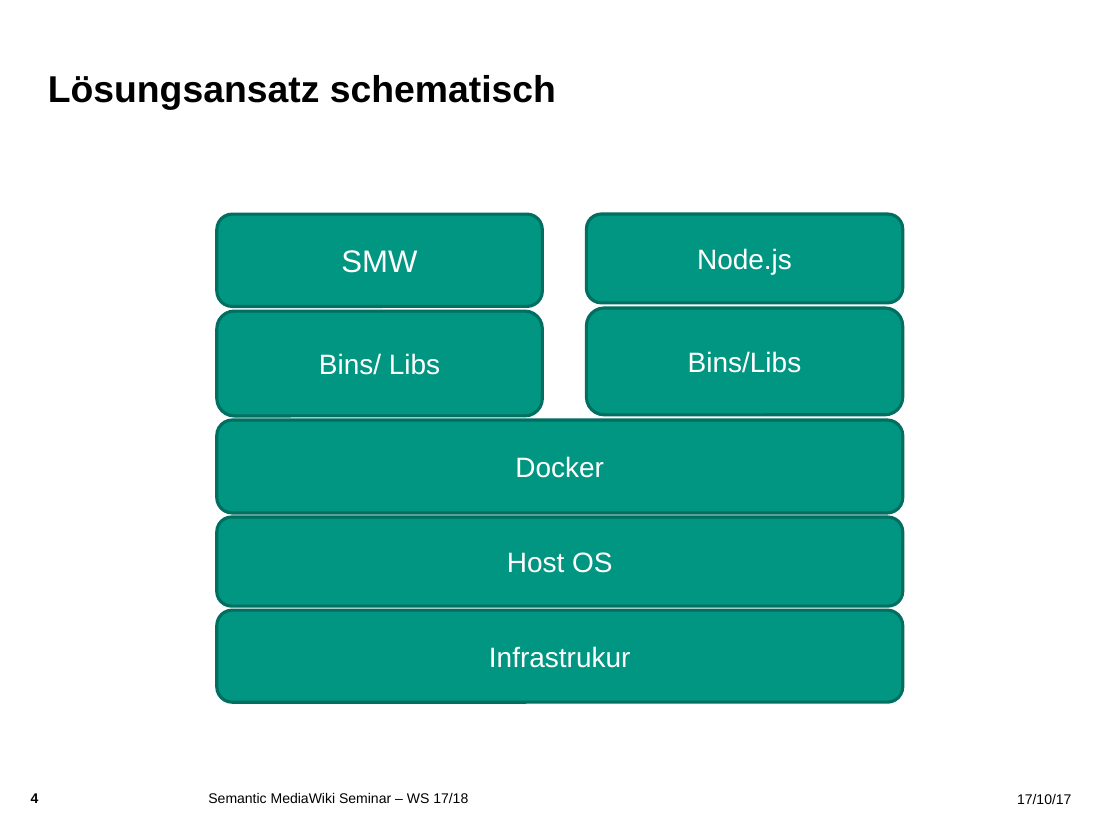
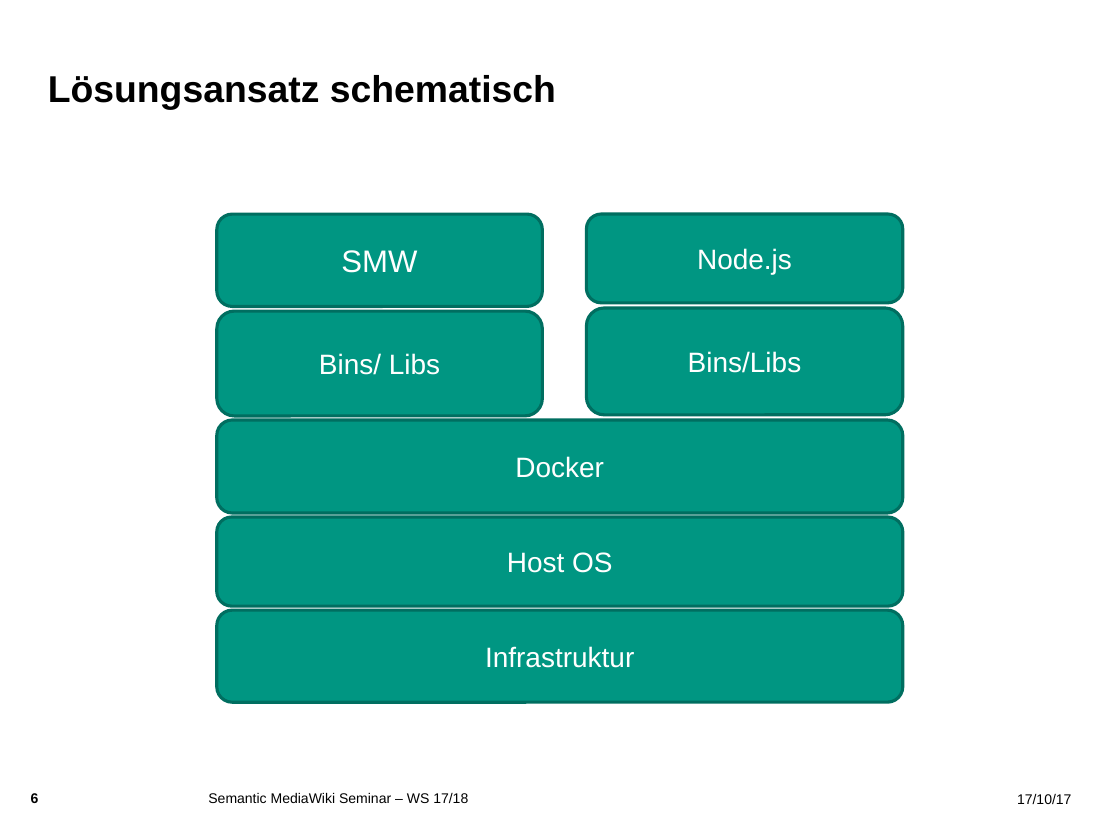
Before and after one commit to RaphaelManke/smw-docker, a slide deck: slide 6 of Zwischenpräsentation.pptx (slide 4 before the commit). Drawn at 1120x840 pixels with LibreOffice and Linux fonts; fonts in the diff are those of the drawing; background and template pictures are left out. Boxes give left, top, right and bottom in pixels: in the first picture for what was removed or moved away, otherwise in the second. Text is boxed around its words. In the diff, an @@ line names an element or a change of style, - is before the commit and + after.

```diff
--- a/Zwischenpräsentation.pptx
+++ b/Zwischenpräsentation.pptx
@@ text in rounded rectangle at bbox=[485, 646, 634, 668]: text changed @@
-Infrastrukur
+Infrastruktur
@@ page number at bbox=[31, 793, 39, 803]: text changed @@
-4
+6
```
Also in this commit, not shown: 1 other slide changed, 6 slides added.
